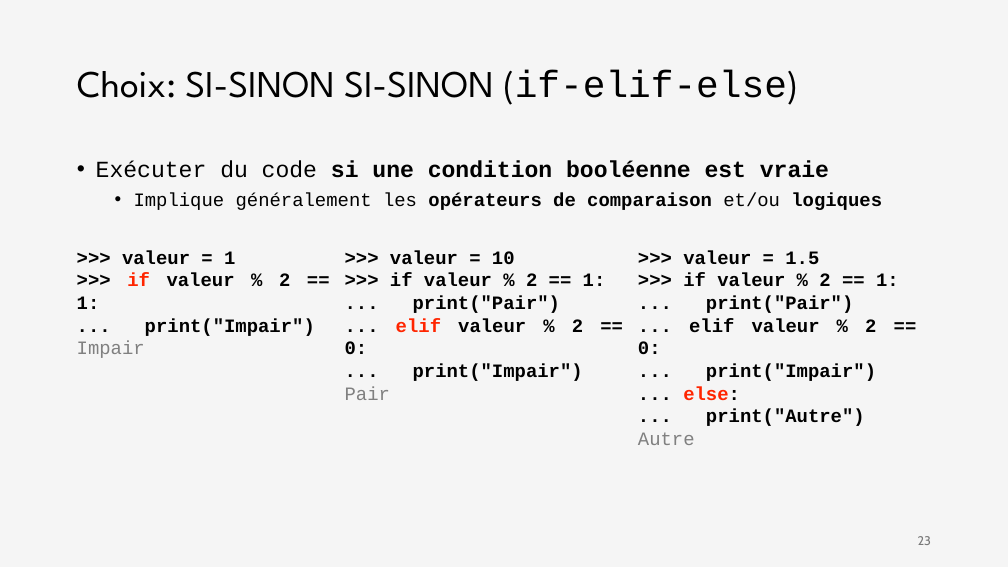
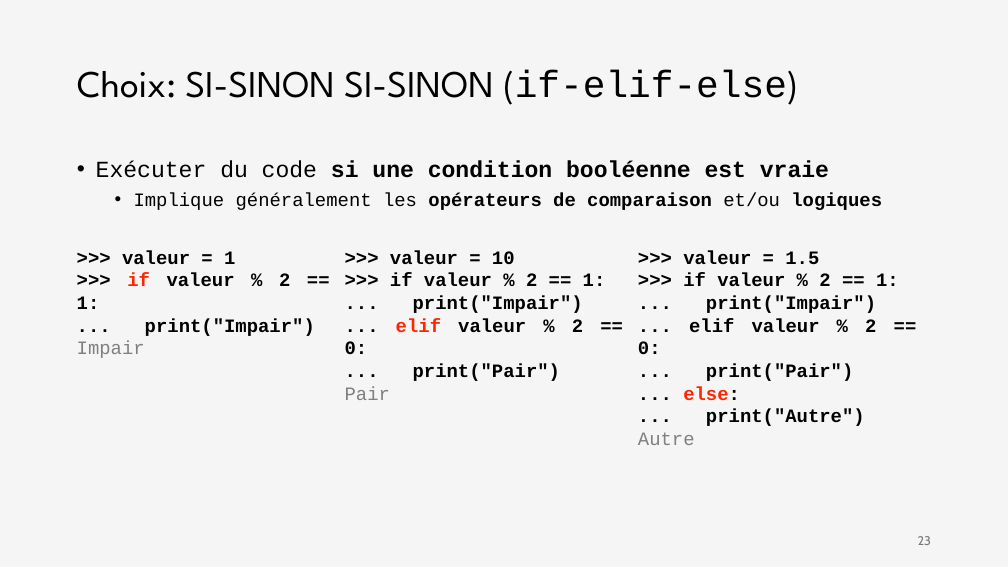
Before and after one commit to iannickgagnon/sagedays_iannick_2026, a slide deck: slide 23 of python_1/presentation_python_1.pptx. Drawn at 1008x567 pixels with LibreOffice and Linux fonts; fonts in the diff are those of the drawing. Boxes give left, top, right and bottom in pixels: in the first picture for what was removed or moved away, otherwise in the second. Text is boxed around its words. In the diff, an @@ line names an element or a change of style, - is before the commit and + after.

Commit message:
fix: Fix typos in python_1 presentation

```diff
--- a/python_1/presentation_python_1.pptx
+++ b/python_1/presentation_python_1.pptx
@@ text at (345,296,583,354): paragraphs added @@
+... print("Impair")
+... elif valeur % 2 == 0:
@@ text at (638,296,876,354): paragraphs added @@
+... print("Impair")
+... elif valeur % 2 == 0:
@@ text at (345,318,583,381): paragraphs removed @@
-... elif valeur % 2 == 0:
-... print("Impair")
@@ text at (638,318,876,381): paragraphs removed @@
-... elif valeur % 2 == 0:
-... print("Impair")
```
Also in this commit, not shown: 1 other slide changed.
